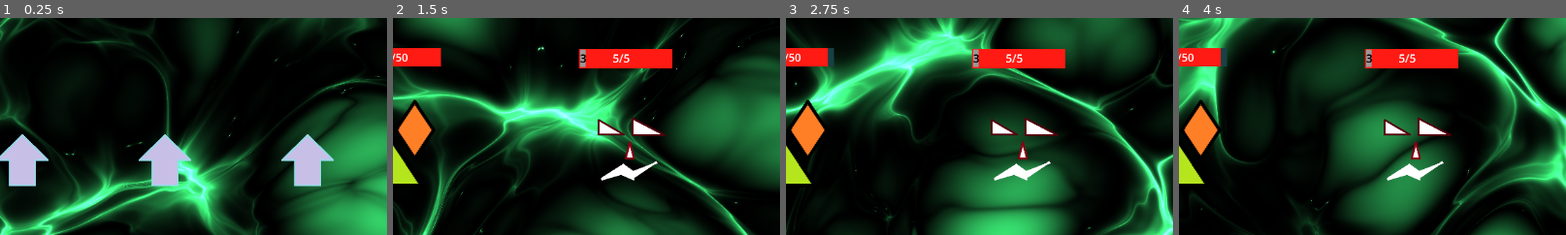
Above: before the commit, frames 1-4 (left to right).
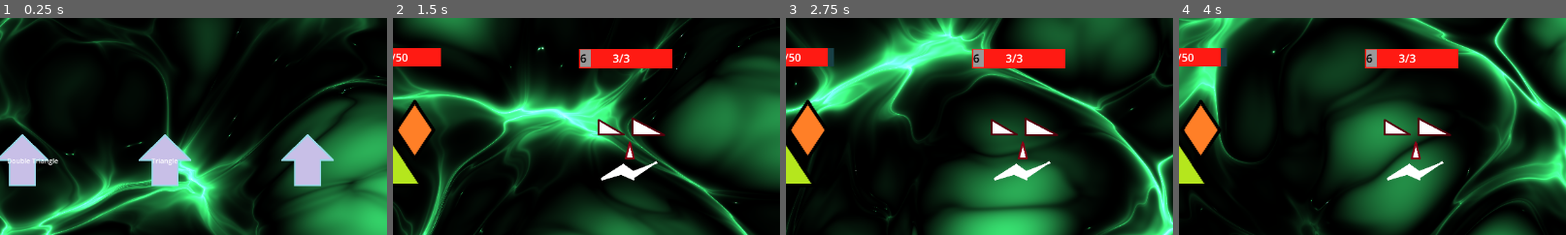
Above: after the commit, the same moments.

Repository: HartThomas/Roguelike-Ideas
Game: Godot game, scene res://main.tscn
Same seed, same stepped clock (60 frames per second), same inputs: the game is played once before the commit and once after it.
Inputs (mouse positions are % of the whole screen's width and height, from its top left):
- Up to frame 1 (0.25 s): no input
- Up to frame 2 (1.5 s): drag from (52, 33) to (60, 28) at 0.52 s; click "End Turn" at 1.25 s
- Up to frame 3 (2.75 s): click "End Turn" at 2 s
- Up to frame 4 (4 s): click "End Turn" at 2.75 s; drag from (9, 83) to (50, 76) at 3.52 s
The pictures show only the part of the screen within x 31-81%, y 0-50%; the shares and areas given below are measured in that part.

The runs differ from the first frame. In frame 1, 0.3% of the frame differs, in the area x 2-46%, y 64-68%; in frame 2, 0.2%; in frame 3, 0.2%; in frame 4, 0.2%.

Commit message:
Intergrate double triangle route

Diff:
--- a/BattleManager.gd
+++ b/BattleManager.gd
@@ -34,3 +34,8 @@
 # Called every frame. 'delta' is the elapsed time since the previous frame.
 func _process(delta: float) -> void:
 	pass
+
+func edit_enemy_stats(enemy: Enemy) -> void:
+	enemy_max_health = enemy.max_health
+	enemy_health = enemy.starting_health
+	enemy_block = enemy.starting_block
--- a/battle.gd
+++ b/battle.gd
@@ -164,7 +164,7 @@
 	$Enemy/HealthBar/Label.text = str(BattleManager.enemy_health) + '/' + str(BattleManager.enemy_max_health)
 	$Enemy/BlockBar.value = BattleManager.enemy_block
 	if BattleManager.enemy_block > 0:
-		$Enemy/BlockBar/BlockLabel.text = BattleManager.enemy_block
+		$Enemy/BlockBar/BlockLabel.text = str(BattleManager.enemy_block)
 	else:
 		$Enemy/BlockBar/BlockLabel.text = ''
 	$EffortLevel/EffortLabel.text = str(BattleManager.effort) + '/' + str(BattleManager.max_effort)
--- a/classnames/enemy.gd
+++ b/classnames/enemy.gd
@@ -5,6 +5,10 @@
 @export var hit: int
 @export var block : int
 @export var heal :int
+@export var max_health: int
+@export var starting_health: int
+@export var starting_block: int
+
 var action : Callable
 
 func which_action_shall_i_take() -> Dictionary:
--- a/main.gd
+++ b/main.gd
@@ -13,7 +13,8 @@
 func _process(delta: float) -> void:
 	pass
 
-func route_chosen() -> void :
+func route_chosen(route_stats: Enemy) -> void :
+	BattleManager.edit_enemy_stats(route_stats)
 	$Screen/Adventure.start_battle()
 	$Screen/Battle.start_battle()
 	$Screen/Battle.battle_over.connect(end_battle_blur)
--- a/resources/double_triangle.tres
+++ b/resources/double_triangle.tres
@@ -8,3 +8,6 @@
 hit = 6
 block = 6
 heal = 6
+max_health = 6
+starting_health = 6
+starting_block = 6
--- a/resources/triangle.tres
+++ b/resources/triangle.tres
@@ -8,3 +8,6 @@
 hit = 3
 block = 3
 heal = 3
+max_health = 3
+starting_health = 3
+starting_block = 3
--- a/route.gd
+++ b/route.gd
@@ -1,8 +1,9 @@
 extends Sprite2D
 var animation
 @onready var shader = get_material()
-signal route_clicked
+signal route_clicked(route_stats)
 var stats
+@onready var route_name: Label = $Area2D/RouteName
 
 # Called when the node enters the scene tree for the first time.
 func _ready() -> void:
@@ -29,10 +30,10 @@
 func _on_area_2d_input_event(viewport: Node, event: InputEvent, shape_idx: int) -> void:
 	if event is InputEventMouseButton and event.button_index == MOUSE_BUTTON_LEFT:
 		if event.pressed:
-			route_clicked.emit()
+			route_clicked.emit(stats)
 
 func assign_stats(input) -> void:
 	var resource_path = "res://resources/%s.tres" % [input.to_lower()]
 	var new_stats = load(resource_path)
 	stats = new_stats
-	print(stats.hit)
+	$Area2D/RouteName.text = stats.enemy_name
--- a/route.tscn
+++ b/route.tscn
@@ -61,6 +61,15 @@
 [node name="CollisionShape2D" type="CollisionShape2D" parent="Area2D"]
 shape = SubResource("RectangleShape2D_2cp02")
 
+[node name="RouteName" type="Label" parent="Area2D"]
+offset_left = -46.0
+offset_top = -34.0
+offset_right = 46.0
+offset_bottom = 36.0
+theme_override_font_sizes/font_size = 20
+horizontal_alignment = 1
+vertical_alignment = 1
+
 [node name="AnimationPlayer" type="AnimationPlayer" parent="."]
 libraries = {
 "": SubResource("AnimationLibrary_75x5h")
